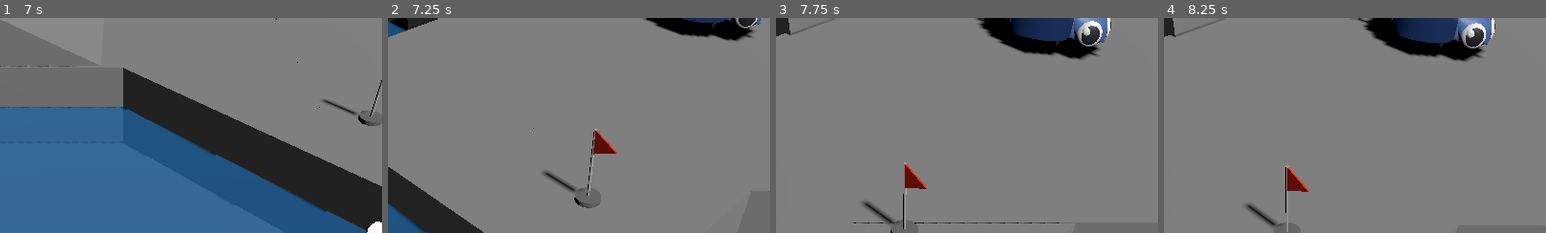
Above: before the commit, frames 1-4 (left to right).
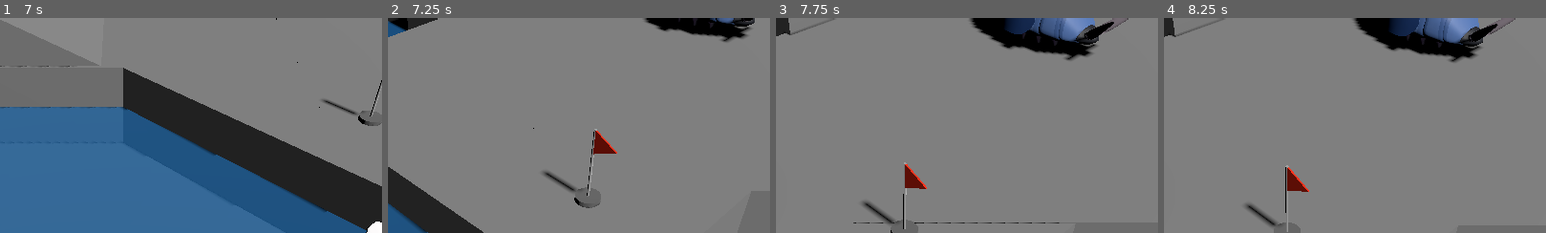
Above: after the commit, the same moments.

Repository: melonboyo/entomo
Game: Godot game, scene res://Scenes/Menus/MainMenu/MainMenu.tscn
The game is run twice, just before and just after one commit, with the same random seed, the same clock (stepped at 60 frames per second) and the same inputs.
Inputs (mouse positions are % of the whole screen's width and height, from its top left):
- Up to frame 1 (7 s): click "Play" at 0.5 s; tap Enter every 0.75 s from 1.25 to 5 s; move the mouse to (72, 45) at 1.27 s; hold D (move_right) 1.28-2 s; tap Space (move_jump) at 1.35, 1.52, 1.82, 3.05, 4.52, 4.55, 4.82, 6.05 s; click (72, 45) at 1.42 s; drag from (30, 55) to (45, 70) at 2.02 s; move the mouse to (60, 28) at 2.77 s; hold D (move_right) 2.78-3.5 s; tap Q (special_ability) at 2.85 s; drag from (45, 70) to (20, 35) at 3.52 s; move the mouse to (80, 65) at 4.27 s; hold A (move_left) 4.28-5 s; tap Alt at 4.35 s; drag from (20, 35) to (35, 25) at 5.02 s; move the mouse to (55, 50) at 5.77 s; hold S (move_backward) 5.78-6.5 s; tap E (interact) at 5.85 s; click (55, 50) at 5.92 s; drag from (35, 25) to (30, 55) at 6.52 s
- Up to frame 2 (7.25 s): no input
- Up to frame 3 (7.75 s): move the mouse to (72, 45) at 7.27 s; hold W (move_forward) from 7.28 s (still down); tap Shift at 7.35 s; tap Space (move_jump) at 7.52, 7.55 s
- Up to frame 4 (8.25 s): tap Space (move_jump) at 7.82 s; release W (move_forward) at 8 s; drag from (30, 55) to (45, 70) at 8.02 s
The pictures show only the part of the screen within x 34-84%, y 0-50%; the shares and areas given below are measured in that part.

Frame 1 is identical in both runs. In frame 2, 0.9% of the frame differs, in the area x 67-98%, y 0-12%; in frame 3, 3.1%; in frame 4, 3.3%, in the area x 49-92%, y 0-21%.

Commit message:
Integrate rolypoly models and color switch

Diff:
--- a/Characters/Bumblebee/Bumblebee.gd
+++ b/Characters/Bumblebee/Bumblebee.gd
@@ -4,7 +4,6 @@
 @export var gravityMultiplier = 2
 @export var flyingSpeed = 15
 @export var maxFlyingStamina = 5
-@export var rotationSpeed = 5
 var currentFlyingStamina = 0.0
 
 # Overrides the handleMove method of GenericCharacterController
--- a/Characters/Bumblebee/Bumblebee.tscn
+++ b/Characters/Bumblebee/Bumblebee.tscn
@@ -18,7 +18,6 @@
 gravityMultiplier = 2
 flyingSpeed = 24
 maxFlyingStamina = 3
-rotationSpeed = 5
 size = 2
 SPEED = 18.0
 JUMP_VELOCITY = 9.0
--- a/Characters/Frog/Frog.gd
+++ b/Characters/Frog/Frog.gd
@@ -6,7 +6,6 @@
 var currentMovementDirection = Vector3.ZERO
 @export var timeToReachFullJumpVelocity = 0.5
 @export var gravityMultiplier = 10
-@export var rotationSpeed = 5
 @export var airborneMovementControl = 0.5;
 @export var minJumpVelocity = 20
 @export var jumpForwardVelocity = 60
--- a/Characters/Frog/Frog.tscn
+++ b/Characters/Frog/Frog.tscn
@@ -16,7 +16,6 @@
 script = ExtResource("2_ehqrl")
 timeToReachFullJumpVelocity = 0.5
 gravityMultiplier = 18
-rotationSpeed = 5
 airborneMovementControl = 0.75
 minJumpVelocity = 50
 jumpForwardVelocity = 60
--- a/Characters/Generic/GenericCharacterController.gd
+++ b/Characters/Generic/GenericCharacterController.gd
@@ -8,6 +8,7 @@
 @export var JUMP_VELOCITY = 4.5
 @export var CAMERA_SIZE = 10 # Assumes orthographic camera
 @export var exitPosition: Node3D
+@export var rotationSpeed = 5
 var held_character: GenericCharacterController = null
 
 var is_in_switch_area := false
@@ -54,6 +55,9 @@
 	else:
 		velocity.x = move_toward(velocity.x, 0, SPEED)
 		velocity.z = move_toward(velocity.z, 0, SPEED)
+
+	if(input_dir != Vector2.ZERO):
+		rotation.y = lerp_angle(rotation.y, atan2(-direction.x, -direction.z), delta * rotationSpeed)
 
 # The generic character can interact, this method should work the same for all cratures.
 func handleInteract() -> void:
--- a/Characters/Parasite/Parasite.tscn
+++ b/Characters/Parasite/Parasite.tscn
@@ -21,6 +21,7 @@
 [node name="Parasite" instance=ExtResource("1_lhite")]
 collision_layer = 6
 script = ExtResource("1_a2cng")
+SPEED = 6.0
 
 [node name="MeshInstance3D" type="MeshInstance3D" parent="." index="0"]
 transform = Transform3D(1, 0, 0, 0, 1, 0, 0, 0, 1, -0.00508738, -1.19209e-07, 0.00233459)
--- /dev/null
+++ b/Characters/Pillbug/NormalRolypolyModel.tscn
@@ -0,0 +1,34 @@
+[gd_scene load_steps=4 format=3 uid="uid://pybsf0l33dhf"]
+
+[ext_resource type="PackedScene" uid="uid://bj50gmlq8ig7i" path="res://Characters/Pillbug/rolypoly.glb" id="1_h74fj"]
+[ext_resource type="Script" path="res://Characters/Pillbug/RolypolyMaterialSwitcher.gd" id="2_2shc3"]
+[ext_resource type="Material" uid="uid://b0f08nx0esit5" path="res://Characters/Pillbug/rolypoly_red.tres" id="3_3lnlr"]
+
+[node name="rolypoly" node_paths=PackedStringArray("meshes") instance=ExtResource("1_h74fj")]
+script = ExtResource("2_2shc3")
+paint_material = ExtResource("3_3lnlr")
+meshes = [NodePath("body"), NodePath("helmet"), NodePath("shell")]
+
+[node name="body" parent="." index="0"]
+blend_shapes/BendL = 0.348543
+
+[node name="leg" parent="." index="4"]
+transform = Transform3D(0.163055, 0.032976, 3.75556e-09, -0.0279517, 0.192363, -3.19569e-10, -3.75556e-09, -3.77011e-10, 0.165433, -0.450624, 0.162051, -0.750456)
+
+[node name="leg_001" parent="." index="5"]
+transform = Transform3D(0.163055, 0.032976, 3.75556e-09, -0.0279517, 0.192363, -3.19569e-10, -3.75556e-09, -3.77011e-10, 0.165433, -0.658779, 0.162051, -0.0931222)
+
+[node name="leg_003" parent="." index="6"]
+transform = Transform3D(0.163055, 0.032976, 3.75556e-09, -0.0279517, 0.192363, -3.19569e-10, -3.75556e-09, -3.77011e-10, 0.165433, -0.417757, 0.162051, 0.684723)
+
+[node name="leg_002" parent="." index="7"]
+transform = Transform3D(0.163055, 0.032976, 3.75556e-09, -0.0279517, 0.192363, -3.19569e-10, -3.75556e-09, -3.77011e-10, 0.165433, -0.593046, 0.162051, 0.312234)
+
+[node name="tail" parent="." index="10"]
+blend_shapes/BendL = 0.348543
+
+[node name="AntennaR" parent="." index="11"]
+transform = Transform3D(0.14279, 0.028358, 0.0293665, -0.0547902, 0.0739043, 0.0765325, 0, -0.0502556, 0.129117, 0.235545, 0.947732, -1.33658)
+
+[node name="antennaL" parent="." index="12"]
+transform = Transform3D(0.14279, 0.028358, 0.0293665, -0.0547902, 0.0739043, 0.0765325, 0, -0.0502556, 0.129117, -0.315092, 1.20531, -1.23282)
--- /dev/null
+++ b/Characters/Pillbug/PaintedRolypolyModel.tscn
@@ -0,0 +1,10 @@
+[gd_scene load_steps=4 format=3 uid="uid://cymvr25bfe8h7"]
+
+[ext_resource type="PackedScene" uid="uid://35sqe64uq1ss" path="res://Characters/Pillbug/rolypolyBALL.glb" id="1_5q1by"]
+[ext_resource type="Script" path="res://Characters/Pillbug/RolypolyMaterialSwitcher.gd" id="2_vjqxi"]
+[ext_resource type="Material" uid="uid://b0f08nx0esit5" path="res://Characters/Pillbug/rolypoly_red.tres" id="3_inete"]
+
+[node name="rolypolyBALL" node_paths=PackedStringArray("meshes") instance=ExtResource("1_5q1by")]
+script = ExtResource("2_vjqxi")
+paint_material = ExtResource("3_inete")
+meshes = [NodePath("shell_001")]
--- a/Characters/Pillbug/Pillbug.gd
+++ b/Characters/Pillbug/Pillbug.gd
@@ -9,9 +9,17 @@
 @export var MAXROLLSPEED = 10.0
 @export var CUSTOMGRAVITY = 10.0
 @export var COLOR : ColouredBug
+@export var normal_mesh: RolypolyMaterialSwitcher
+@export var painted_mesh: RolypolyMaterialSwitcher
+@export var ball_pivot: Node3D
 
 var timeDashed = 0;
+var is_coloured = false
 
+func _ready() -> void:
+	super()
+	painted_mesh.hide()
+	normal_mesh.show()
 
 func detectCollision(collided: Node):
 	if isDashing:
@@ -23,8 +31,10 @@
 			velocity.y = collided.RAMPBOOST * timeDashed
 
 	if(collided is Paint):
-		COLOR.changeColor()
-	elif(collided is PillbugEatingRange and COLOR.is_coloured):
+		painted_mesh.set_painted()
+		normal_mesh.set_painted()
+		is_coloured = true
+	elif(collided is PillbugEatingRange and is_coloured):
 		isFlying = true
 		velocity = collided.FORCEPUSH
 		await get_tree().create_timer(0.2).timeout
@@ -49,6 +59,10 @@
 		else:
 			timeDashed -= delta/2;
 			timeDashed = max(0, timeDashed)
+
+		ball_pivot.rotate_x(-min(timeDashed * 0.5, 0.5))
+
+		rotation.y = lerp_angle(rotation.y, atan2(-direction_facing.x, -direction_facing.z), delta * rotationSpeed)
 	else :
 		super(input_dir, camera_basis, delta)
 		$rolypoly/AnimationPlayer.play("walk")
@@ -62,6 +76,8 @@
 func jumpButtonPressed() -> void:
 	if is_on_floor():
 		isDashing = true
+		painted_mesh.show()
+		normal_mesh.hide()
 
 		if(!has_dashed_before):
 			game_state_manager.hide_tutorial_prompt()
@@ -72,6 +88,8 @@
 func jumpButtonReleased() -> void:
 	isDashing = false;
 	timeDashed = 0
+	painted_mesh.hide()
+	normal_mesh.show()
 
 func entered_water():
 	super()
--- a/Characters/Pillbug/Pillbug.tscn
+++ b/Characters/Pillbug/Pillbug.tscn
@@ -1,9 +1,10 @@
-[gd_scene load_steps=8 format=3 uid="uid://ceq3k2pduj7cb"]
+[gd_scene load_steps=9 format=3 uid="uid://ceq3k2pduj7cb"]
 
 [ext_resource type="PackedScene" uid="uid://baiok6rvrnsqh" path="res://Characters/Generic/GenericCharacter.tscn" id="1_yggj8"]
 [ext_resource type="Script" path="res://Characters/Pillbug/Pillbug.gd" id="2_6n07y"]
 [ext_resource type="Script" path="res://Scripts/coloured_bug.gd" id="3_wt1y3"]
-[ext_resource type="PackedScene" uid="uid://bj50gmlq8ig7i" path="res://Characters/Pillbug/rolypoly.glb" id="4_kh8bh"]
+[ext_resource type="PackedScene" uid="uid://cymvr25bfe8h7" path="res://Characters/Pillbug/PaintedRolypolyModel.tscn" id="5_53whx"]
+[ext_resource type="PackedScene" uid="uid://pybsf0l33dhf" path="res://Characters/Pillbug/NormalRolypolyModel.tscn" id="5_675f0"]
 
 [sub_resource type="SphereShape3D" id="SphereShape3D_tdvly"]
 
@@ -13,12 +14,15 @@
 height = 1.0
 radius = 0.859432
 
-[node name="Pillbug" node_paths=PackedStringArray("COLOR") instance=ExtResource("1_yggj8")]
+[node name="Pillbug" node_paths=PackedStringArray("COLOR", "normal_mesh", "painted_mesh", "ball_pivot") instance=ExtResource("1_yggj8")]
 script = ExtResource("2_6n07y")
 ROLLSPEED = 300.0
 MAXROLLSPEED = 2000.0
 CUSTOMGRAVITY = 10.0
 COLOR = NodePath("Color")
+normal_mesh = NodePath("rolypoly")
+painted_mesh = NodePath("BallPivot/rolypolyBALL")
+ball_pivot = NodePath("BallPivot")
 size = 3
 SPEED = 50.0
 CAMERA_SIZE = 150
@@ -43,10 +47,16 @@
 [node name="Color" type="Node" parent="." index="3"]
 script = ExtResource("3_wt1y3")
 
-[node name="ExitPosition" parent="." index="4"]
+[node name="rolypoly" parent="." index="4" instance=ExtResource("5_675f0")]
+transform = Transform3D(10, 0, 0, 0, 10, 0, 0, 0, 10, 0, -11, 0)
+
+[node name="BallPivot" type="Node3D" parent="." index="5"]
+transform = Transform3D(1, 0, 0, 0, 1, 0, 0, 0, 1, 0, -0.581279, 0)
+
+[node name="rolypolyBALL" parent="BallPivot" index="0" instance=ExtResource("5_53whx")]
+transform = Transform3D(10, 0, 0, 0, 10, 0, 0, 0, 10, 0, -7.068, 1.729)
+
+[node name="ExitPosition" parent="." index="6"]
 transform = Transform3D(1, 0, 0, 0, 1, 0, 0, 0, 1, 0, 13.85, 0)
 
-[node name="rolypoly" parent="." index="5" instance=ExtResource("4_kh8bh")]
-transform = Transform3D(-10, 0, -1.50996e-06, 0, 10, 0, 1.50996e-06, 0, -10, 0.104538, -10.9257, -0.0147934)
-
 [connection signal="body_entered" from="RampCheckArea" to="." method="detectCollision"]
--- /dev/null
+++ b/Characters/Pillbug/RolypolyMaterialSwitcher.gd
@@ -0,0 +1,8 @@
+class_name RolypolyMaterialSwitcher extends Node3D
+
+@export var paint_material : StandardMaterial3D
+@export var meshes : Array[MeshInstance3D]
+
+func set_painted() -> void:
+	for i in meshes.size():
+		meshes[i].material_override = paint_material
--- /dev/null
+++ b/Characters/Pillbug/rolypoly_red.tres
@@ -0,0 +1,9 @@
+[gd_resource type="StandardMaterial3D" load_steps=2 format=3 uid="uid://b0f08nx0esit5"]
+
+[ext_resource type="Texture2D" uid="uid://duri6kusljvcj" path="res://Characters/Pillbug/rolypoly_red.png" id="1_0sdl2"]
+
+[resource]
+resource_name = "Material"
+cull_mode = 2
+albedo_texture = ExtResource("1_0sdl2")
+roughness = 0.5
--- a/Scenes/Levels/level1.tscn
+++ b/Scenes/Levels/level1.tscn
@@ -44,7 +44,7 @@
 albedo_color = Color(0.529067, 0.529067, 0.529067, 1)
 
 [sub_resource type="StandardMaterial3D" id="StandardMaterial3D_iboan"]
-albedo_color = Color(0.490054, 6.30031e-05, 0.430393, 1)
+albedo_color = Color(1, 0.271, 0, 1)
 
 [sub_resource type="Curve3D" id="Curve3D_r1a8g"]
 _data = {
--- a/Scripts/coloured_bug.gd
+++ b/Scripts/coloured_bug.gd
@@ -3,7 +3,7 @@
 class_name ColouredBug
 
 @export var DEFAULT_COLOUR = Color.WHITE
-@export var CHANGED_COLOUR = Color.REBECCA_PURPLE
+@export var CHANGED_COLOUR = Color.ORANGE_RED
 @export var MESH : MeshInstance3D
 
 var is_coloured = false
Binary file added: Characters/Pillbug/rolypoly_red.png
Not shown, added: Characters/Pillbug/rolypoly_red.png.import
